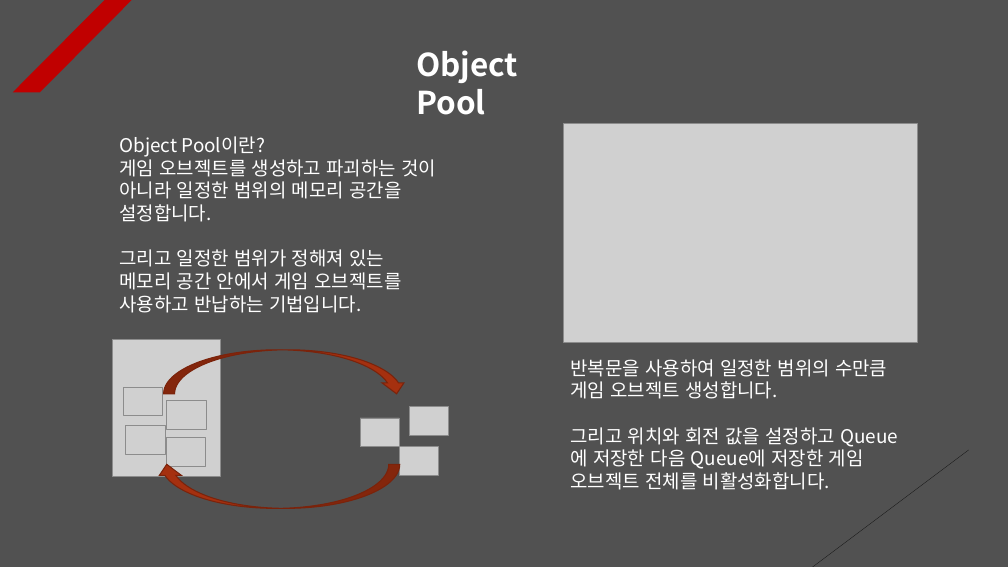
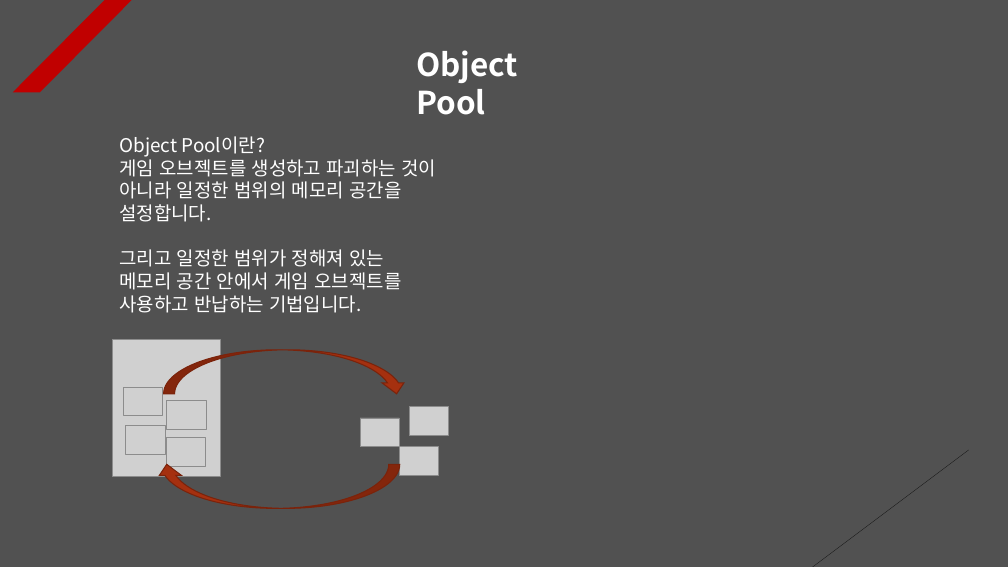
Before and after one commit to Unity2033/3D-UnityEngine, a slide deck: slide 2 of Assets/Class/Object Pooling/PPT Data/Object Pooling Example.pptx. Drawn at 1008x567 pixels with LibreOffice and Linux fonts; fonts in the diff are those of the drawing; grey boxes stand for pictures. Boxes give left, top, right and bottom in pixels: in the first picture for what was removed or moved away, otherwise in the second. Text is boxed around its words. In the diff, an @@ line names an element or a change of style, - is before the commit and + after.

```diff
--- a/Assets/Class/Object Pooling/PPT Data/Object Pooling Example.pptx
+++ b/Assets/Class/Object Pooling/PPT Data/Object Pooling Example.pptx
@@ picture removed at (x1=564, y1=123, x2=917, y2=343) @@
@@ text removed at (x1=570, y1=359, x2=887, y2=490) @@
-반복문을 사용하여 일정한 범위의 수만큼 게임 오브젝트 생성합니다.
-그리고 위치와 회전 값을 설정하고 Queue에 저장한 다음 Queue에 저장한 게임 오브젝트 전체를 비활성화합니다.
```
Also in this commit, not shown: 18 other files.
